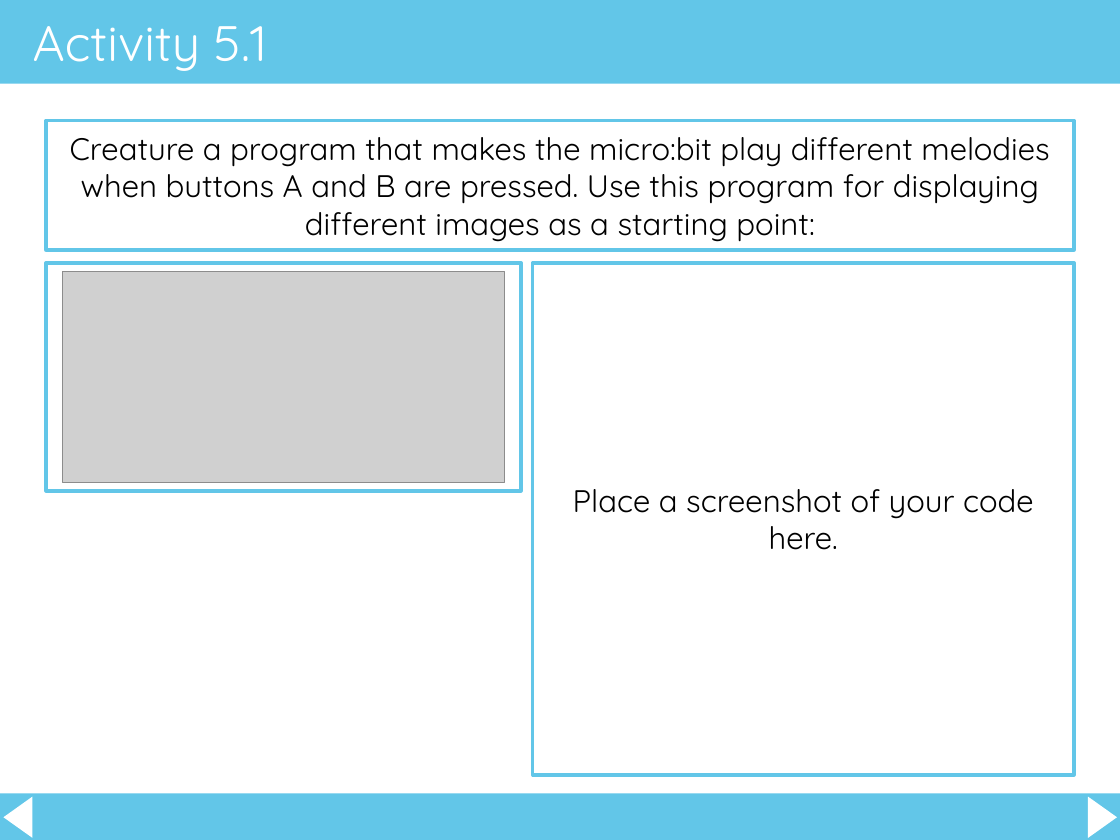
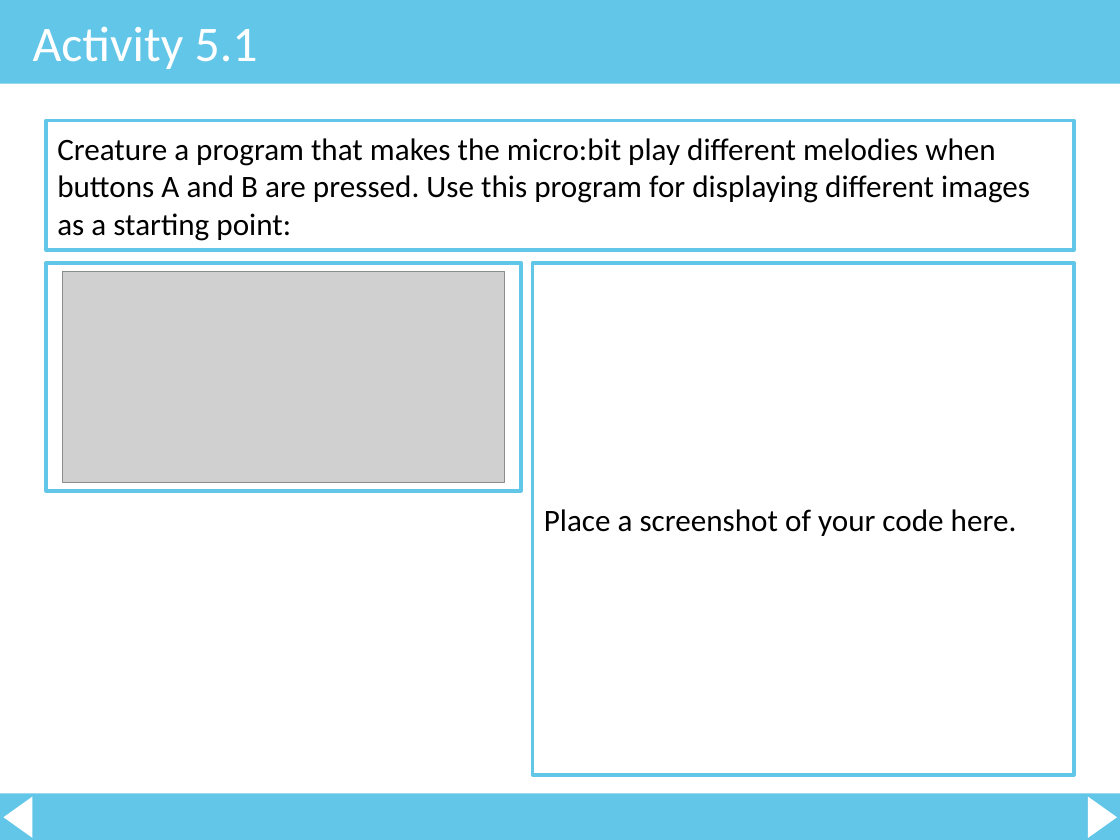
Before and after one commit to tmcdigitech/9a, a slide deck: slide 3 of static/files/microbit/05-Music.pptx (slide 4 before the commit). Drawn at 1120x840 pixels with LibreOffice and Linux fonts; fonts in the diff are those of the drawing; grey boxes stand for pictures. Boxes give left, top, right and bottom in pixels: in the first picture for what was removed or moved away, otherwise in the second. Text is boxed around its words. In the diff, an @@ line names an element or a change of style, - is before the commit and + after.

```diff
--- a/static/files/microbit/05-Music.pptx
+++ b/static/files/microbit/05-Music.pptx
@@ title "Activity 5.1" at box(33, 26, 258, 69): font Quicksand to Calibri @@
@@ rectangle "Creature a program that makes ..." at box(46, 121, 1074, 251): font Quicksand to Calibri; alignment centre to left @@
@@ rectangle "Place a screenshot of your ..." at box(533, 263, 1074, 775): font Quicksand to Calibri; alignment centre to left @@
```
Also in this commit, not shown: 7 other slides changed, 1 slide removed, 6 other files.
